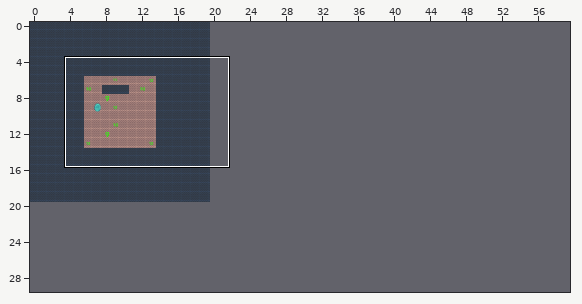
Tiled map (JSON) -- levels/level1_data.tmj. Above: a wide view before the commit, with the close-up outlined.
Close-up. Old version:
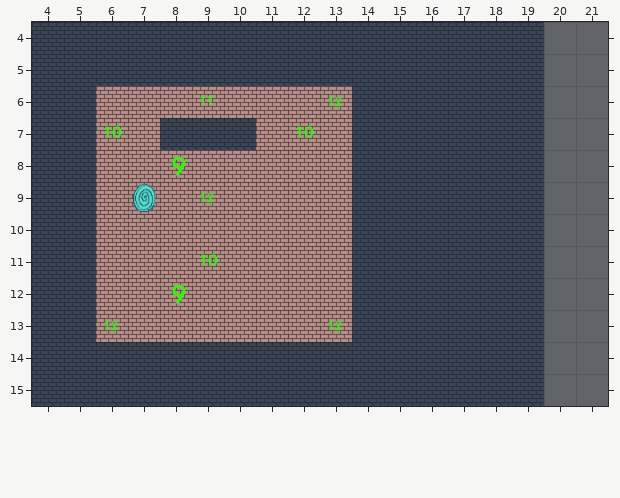
Cells are 32x32 px. Shown: x 4..21, y 4..15. The commit also changed other parts of the map, which this record leaves out. The old version is drawn lined up with the new one.
Now the later version:
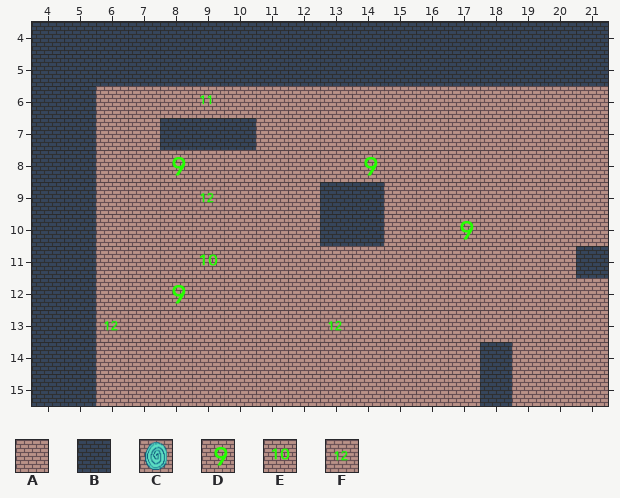
Key: from "floor": A 0, B 7, C 8, D 9, E 10, F 12.
_ is an empty cell.
What changed:
map size 20x20 -> 60x30 cells
Layer "Tile Layer 1":
y 4..5: x 20..21 __ -> BB
y 6: x 13..21 FBBBBBB__ -> AAAAAAAAA
y 7: x 6 E -> A; x 12 E -> A; x 14..21 BBBBBB__ -> AAAAAAAA
y 8: x 14..21 BBBBBB__ -> DAAAAAAA
y 9: x 7 C -> A; x 13 A -> B; x 15..21 BBBBB__ -> AAAAAAA
y 10: x 13 A -> B; x 15..21 BBBBB__ -> AADAAAA
y 11: x 14..21 BBBBBB__ -> AAAAAAAB
y 12..13: x 14..21 BBBBBB__ -> AAAAAAAA
y 14..15: x 6..17 BBBBBBBBBBBB -> AAAAAAAAAAAA; x 19..21 B__ -> AAA
